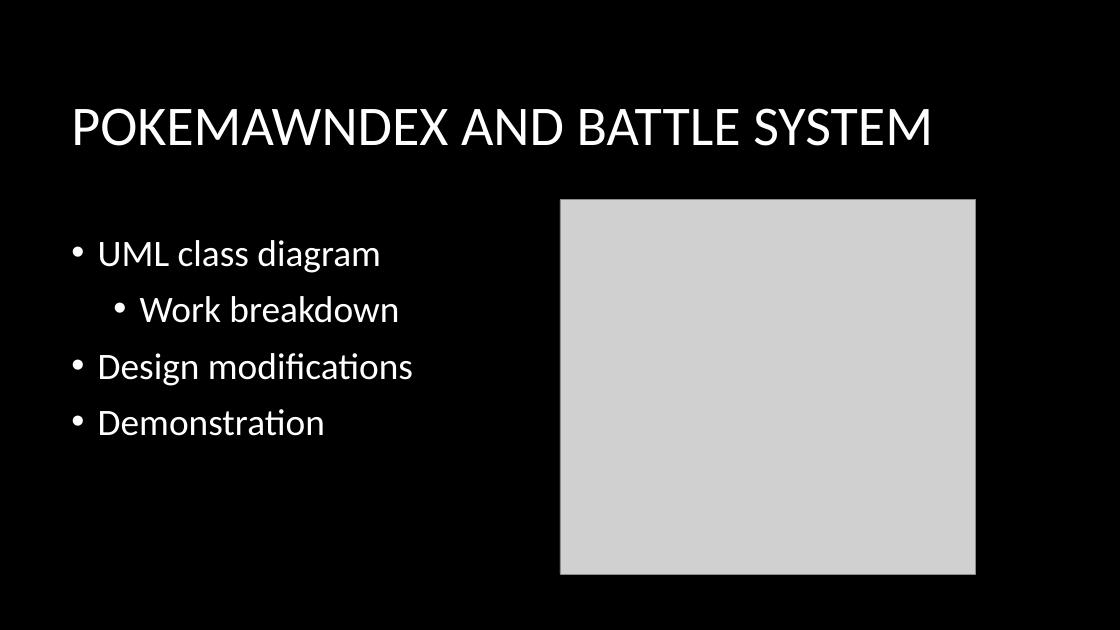
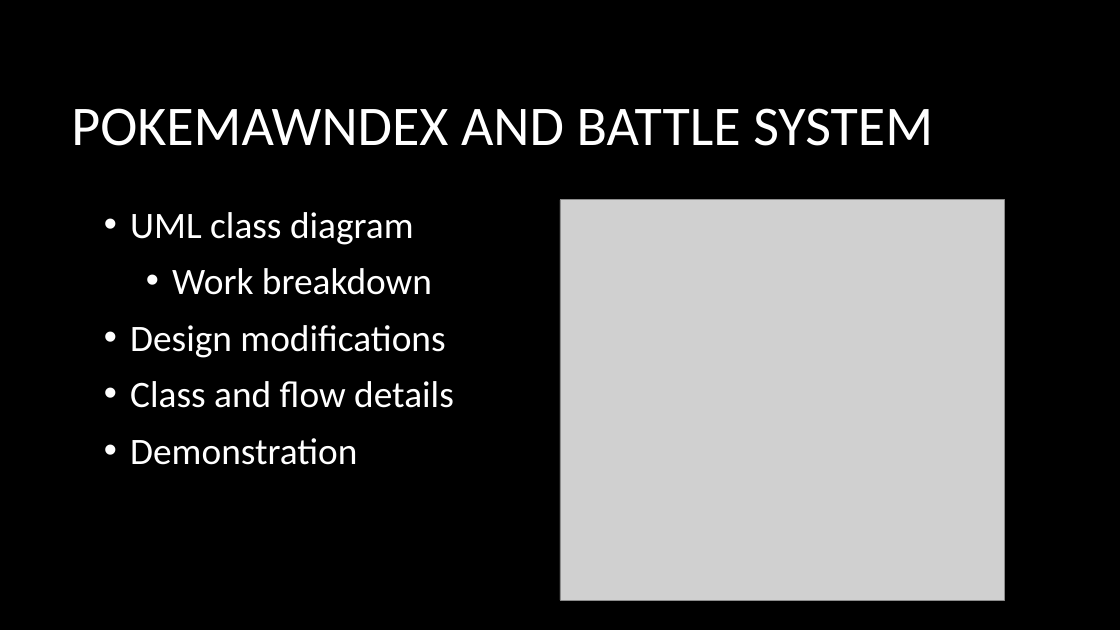
Before and after one commit to Folrig/GAM-53_SystemsFinal, a slide deck: slide 2 of PokemawnFinalPresentation.pptx. Drawn at 1120x630 pixels with LibreOffice and Linux fonts; fonts in the diff are those of the drawing; grey boxes stand for pictures; background and template pictures are left out. Boxes give left, top, right and bottom in pixels: in the first picture for what was removed or moved away, otherwise in the second. Text is boxed around its words. In the diff, an @@ line names an element or a change of style, - is before the commit and + after.

Commit message:
PowerPoint slide and updated diagram

```diff
--- a/PokemawnFinalPresentation.pptx
+++ b/PokemawnFinalPresentation.pptx
@@ text "UML class diagram": place and size @@
-text "UML class diagram" at (98, 240, 413, 436)
+text "UML class diagram" at (130, 212, 454, 465)
@@ picture: place and size @@
-picture at (560, 200, 976, 574)
+picture at (560, 200, 1006, 601)
@@ text at (130, 381, 454, 408): paragraph added @@
+• Class and flow details
```
Also in this commit, not shown: 1 other slide changed, 1 slide added, 2 other files.
